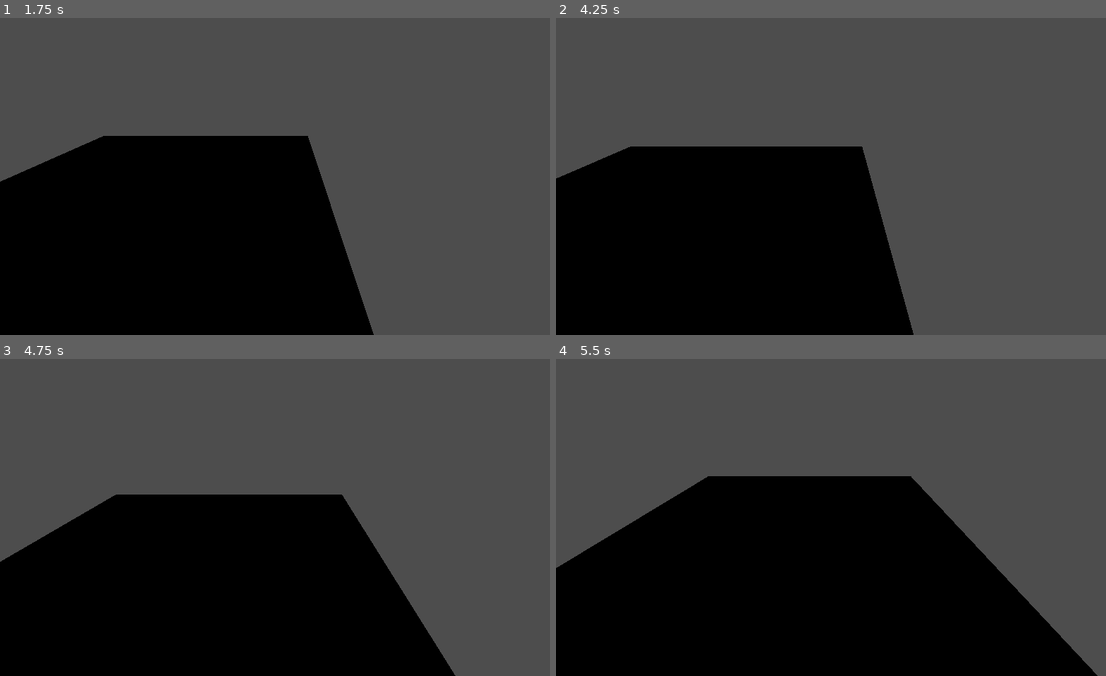
Above: before the commit, frames 1-4 (two rows, left to right).
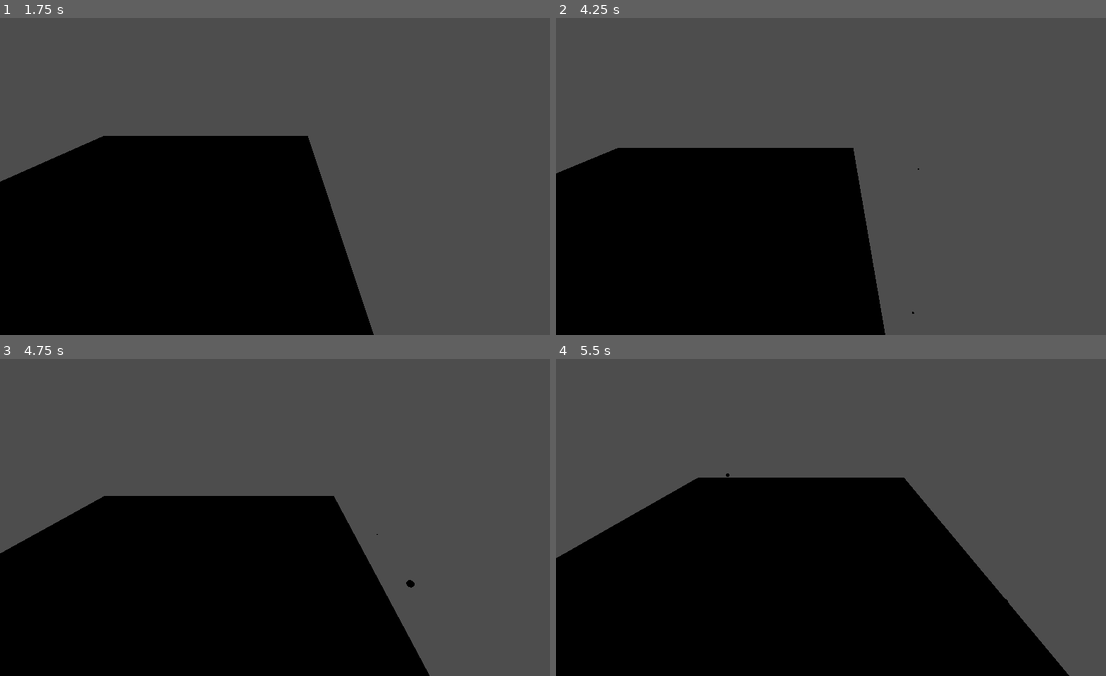
Above: after the commit, the same moments.

Repository: ztamagoru/Amatista-Studios
Game: Godot game, scene res://test.tscn
Two runs of this game, one before a commit and one after it. Both use one fixed random seed, a clock stepped at 60 frames per second and the inputs below. The project has no main scene, so this scene is started directly. The engine's default icon, where the game draws it, is replaced by a stand-in: a white triangle on a blue panel in a dark square.
Inputs (mouse positions are in pixels of both pictures, inside the frame that each line leads up to):
- Up to frame 1 (1.75 s): move the mouse to (407, 160) at 0.52 s; hold D (move_right) 0.53-1.28 s; click (407, 160) at 0.67 s; tap Space (move_jump) at 0.77, 1.52 s; move the mouse to (170, 192) at 1.27 s; hold S (move_backwards) from 1.28 s (still down); click (170, 192) at 1.42 s
- Up to frame 2 (4.25 s): tap Enter at 2 s; move the mouse to (891, 106) at 2.02 s; release S (move_backwards) at 2.03 s; hold D (move_right) 2.03-2.78 s; click (891, 106) at 2.17 s; move the mouse to (809, 239) at 2.77 s; hold W (move_forward) 2.78-3.53 s; click (809, 239) at 2.92 s; tap Space (move_jump) at 3.02, 3.77 s; move the mouse to (1007, 224) at 3.52 s; hold A (move_left) from 3.53 s (still down); click (1007, 224) at 3.67 s
- Up to frame 3 (4.75 s): keep holding A (move_left); move the mouse to (110, 469) at 4.27 s; click (110, 469) at 4.42 s; tap Space (move_jump) at 4.52 s
- Up to frame 4 (5.5 s): move the mouse to (864, 517) at 5.02 s; release A (move_left) at 5.03 s; hold S (move_backwards) from 5.03 s (still down); click (864, 517) at 5.17 s

Frame 1 is identical in both runs. In frame 2, 2.4% of the frame differs, in the area x 0-67%, y 40-100%; in frame 3, 2.4%; in frame 4, 2.9%, in the area x 0-99%, y 36-100%.

Commit message:
player now shoots projectile towards mouse on click. needs fixing the speed and adding vertical force.

Diff:
--- a/project.godot
+++ b/project.godot
@@ -41,6 +41,11 @@
 "events": [Object(InputEventKey,"resource_local_to_scene":false,"resource_name":"","device":-1,"window_id":0,"alt_press …(191 unchanged characters)…
 ]
 }
+mouse_click={
+"deadzone": 0.2,
+"events": [Object(InputEventMouseButton,"resource_local_to_scene":false,"resource_name":"","device":-1,"window_id":0,"alt_pressed":false,"shift_pressed":false,"ctrl_pressed":false,"meta_pressed":false,"button_mask":0,"position":Vector2(0, 0),"global_position":Vector2(0, 0),"factor":1.0,"button_index":1,"canceled":false,"pressed":false,"double_click":false,"script":null)
+]
+}
 
 [physics]
 
--- a/scenes/components/player/player.tscn
+++ b/scenes/components/player/player.tscn
@@ -18,9 +18,10 @@
 [sub_resource type="CapsuleMesh" id="CapsuleMesh_tw4o5"]
 radius = 0.05
 
-[node name="Player" type="CharacterBody3D" unique_id=2109264169 node_paths=PackedStringArray("camera")]
+[node name="Player" type="CharacterBody3D" unique_id=2109264169 node_paths=PackedStringArray("camera", "timer")]
 script = ExtResource("1_1xbud")
 camera = NodePath("Camera3D")
+timer = NodePath("Timer")
 
 [node name="CollisionShape3D" type="CollisionShape3D" parent="." unique_id=1087679022]
 transform = Transform3D(1, 0, 0, 0, 1, 0, 0, 0, 1, 0, 1, 0)
@@ -59,3 +60,7 @@
 
 [node name="Camera3D" type="Camera3D" parent="." unique_id=857669184]
 transform = Transform3D(0.99999994, 0, 0, 0, 0.8660253, 0.49999997, 0, -0.49999997, 0.8660253, 2, 5, 5)
+
+[node name="Timer" type="Timer" parent="." unique_id=1483389585]
+wait_time = 0.5
+one_shot = true
--- /dev/null
+++ b/scenes/components/projectiles/grenade.tscn
@@ -0,0 +1,30 @@
+[gd_scene format=3 uid="uid://hegi540g3xl8"]
+
+[ext_resource type="Script" uid="uid://7i51r4q8pebd" path="res://scripts/projectiles/grenade.gd" id="1_p5bkk"]
+
+[sub_resource type="PhysicsMaterial" id="PhysicsMaterial_26fn7"]
+
+[sub_resource type="SphereShape3D" id="SphereShape3D_8sfnu"]
+radius = 0.125
+
+[sub_resource type="SphereMesh" id="SphereMesh_26fn7"]
+radius = 0.125
+height = 0.25
+
+[node name="Granade" type="RigidBody3D" unique_id=86485169]
+physics_material_override = SubResource("PhysicsMaterial_26fn7")
+can_sleep = false
+contact_monitor = true
+script = ExtResource("1_p5bkk")
+
+[node name="CollisionShape3D" type="CollisionShape3D" parent="." unique_id=1425371215]
+shape = SubResource("SphereShape3D_8sfnu")
+
+[node name="MeshInstance3D" type="MeshInstance3D" parent="." unique_id=1616584358]
+mesh = SubResource("SphereMesh_26fn7")
+
+[node name="Timer" type="Timer" parent="." unique_id=1670406088]
+wait_time = 10.0
+autostart = true
+
+[connection signal="timeout" from="Timer" to="." method="_on_timer_timeout"]
--- a/scripts/player/player.gd
+++ b/scripts/player/player.gd
@@ -1,6 +1,7 @@
 extends CharacterBody3D
 
 @export var camera : Camera3D
+@export var timer : Timer
 
 const speed : float = 5.0
 const crouch_speed : float = 4.0
@@ -14,6 +15,10 @@
 var mouse_position
 var from
 var ray_lenght : float = 1000
+var cursor_position_on_plane
+
+var projectile_scene = preload("res://scenes/components/projectiles/grenade.tscn")
+const shoot_cd : float = 0.5
 
 func _process(_delta) -> void:
 	if Input.is_key_pressed(KEY_ESCAPE):
@@ -23,12 +28,23 @@
 	mouse_position = get_viewport().get_mouse_position()
 	from = camera.project_ray_origin(mouse_position)
 	var to = from + camera.project_ray_normal(mouse_position) * ray_lenght
-	var cursor_position_on_plane = target_plane_mouse.intersects_ray(from, to)
+	cursor_position_on_plane = target_plane_mouse.intersects_ray(from, to)
 
 	if cursor_position_on_plane:
 		var target = cursor_position_on_plane
 		target.y = $MeshInstance3D3.global_position.y
 		$MeshInstance3D3.look_at(target, Vector3.UP)
 
-#func _input(event: InputEvent) -> void:
-	#pass
+func _input(event: InputEvent):
+
+	if event is InputEventMouseButton and not timer.time_left > 0:
+		print("proyectil disparado")
+		var projectile = projectile_scene.instantiate()
+
+		timer.start(shoot_cd)
+
+		projectile.dir = cursor_position_on_plane
+		#projectile.global_position = global_position
+
+		get_tree().current_scene.add_child(projectile)
+	else: print(timer.time_left)
--- /dev/null
+++ b/scripts/projectiles/grenade.gd
@@ -0,0 +1,16 @@
+extends RigidBody3D
+
+var dir : Vector3
+
+const speed : float = 0
+
+func _ready() -> void:
+	apply_impulse(dir)
+	pass
+
+func _process(_delta: float):
+	if get_contact_count() > 0:
+		queue_free()
+
+func _on_timer_timeout() -> void:
+	queue_free()
Not shown, added: scripts/projectiles/grenade.gd.uid
